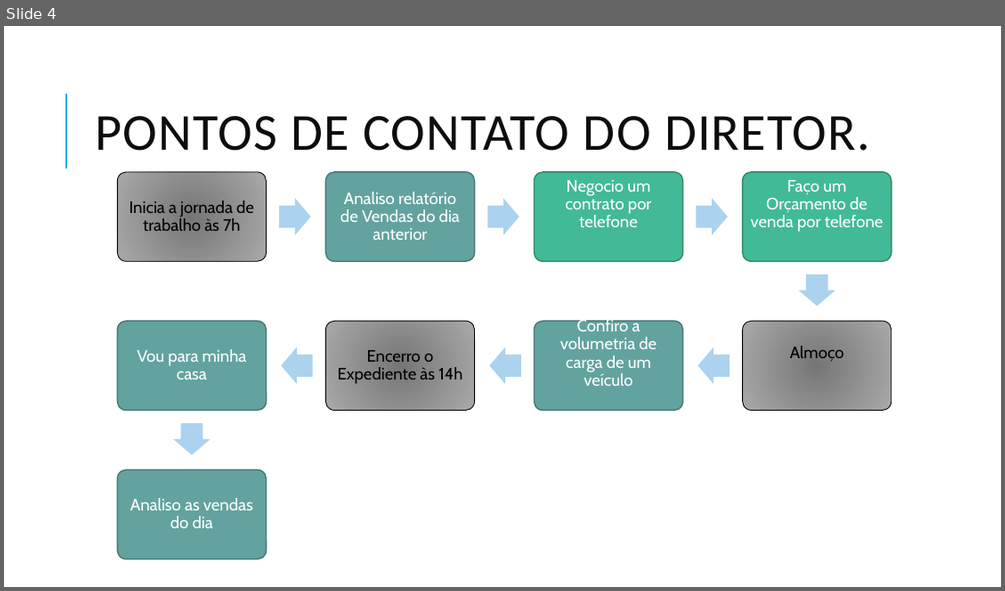
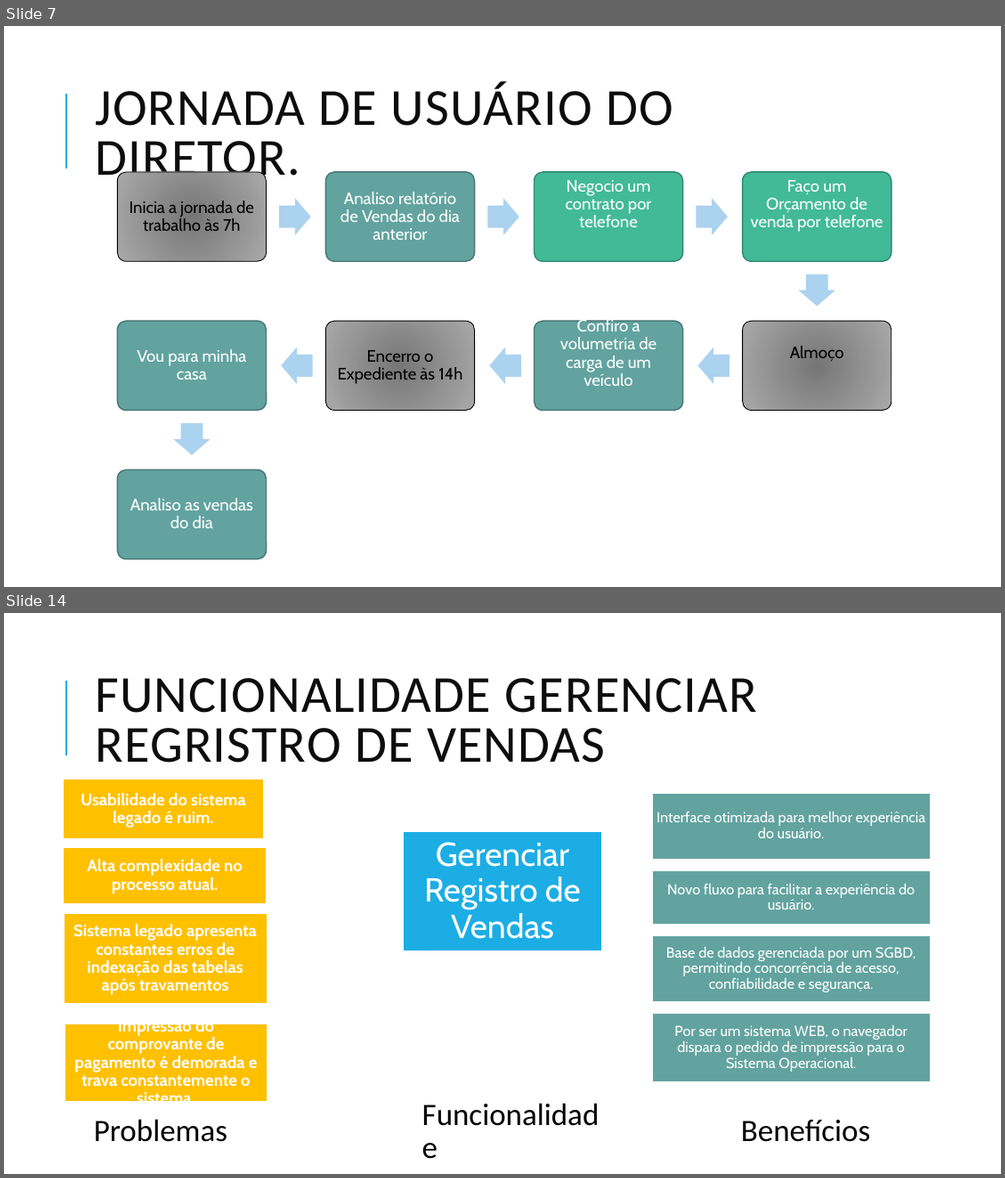
Before and after one commit to allancac/TCC_Desenvolvimento_Web_Full_Stack_2021, a slide deck: PBB – Product Baklog Building.pptx. Shown one above the other, each under a label of ours: slide 4 before the commit, slides 7 and 14 after it; the slides between them are not shown. The pictures are 1005x591 and 1005x1178 pixels, drawn with LibreOffice and Linux fonts; fonts in the diff are those of the drawing. Boxes give left, top, right and bottom in pixels: in the first picture for what was removed or moved away, otherwise in the second. Text is boxed around its words. In the diff, an @@ line names an element or a change of style, - is before the commit and + after.

```diff
--- a/PBB – Product Baklog Building.pptx
+++ b/PBB – Product Baklog Building.pptx
@@ slide 14 added at <box>4,613,1001,1174</box>, background #FFFFFF; not listed: 1 template element that a slide beside it also shows @@
@@ title added at <box>95,678,757,763</box>, 50 pt, text #0D0D0D @@
+FUNCIONALIDADE GERENCIAR REGRISTRO DE VENDAS
@@ rectangle added at <box>403,831,602,951</box>, fill #1CADE4, outline #FFFFFF 1.25 pt @@
@@ text added at <box>424,842,581,939</box>, 32 pt, text #FFFFFF @@
+Gerenciar Registro de Vendas
@@ group added at <box>63,779,268,1108</box>: 4 rectangles, 4 texts @@
+Usabilidade do sistema legado é ruim.
+Alta complexidade no processo atual.
+Sistema legado apresenta constantes erros de indexação das tabelas após travamentos
+Impressão do comprovante de pagamento é demorada e trava constantemente o sistema.
@@ group added at <box>652,793,931,1082</box>: 4 rectangles, 4 texts @@
+Interface otimizada para melhor experiência do usuário.
+Novo fluxo para facilitar a experiência do usuário.
+Base de dados gerenciada por um SGBD, permitindo concorrência de acesso, confiabilidade e segurança.
+Por ser um sistema WEB, o navegador dispara o pedido de impressão para o Sistema Operacional.
@@ text added at <box>94,1119,227,1142</box>, 30 pt, text #000000 @@
+Problemas
@@ text added at <box>414,1099,608,1165</box>, 30 pt, text #000000 @@
+Funcionalidade
@@ text added at <box>741,1119,870,1142</box>, 30 pt, text #000000 @@
+Benefícios
@@ what was slide 4 is now slide 7 @@
@@ slide 7 changed as well @@
@@ title at <box>95,82,673,187</box>: text changed @@
-PONTOS DE CONTATO DO DIRETOR.
+JORNADA DE USUÁRIO DO DIRETOR.
```
Also in this commit, not shown: 7 other slides changed, 11 other slides added, 5 slides removed, 5 other files.
